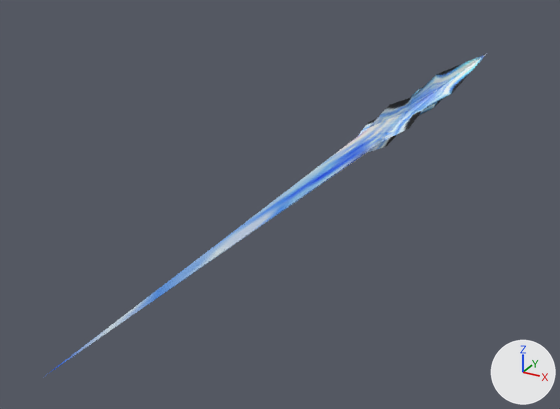
The OBJ model magic/skill/ranger/jianyu/fire/particle/tx_ranger_jianyu_fire_floorhit01.obj: old version first, new version second.
Both versions are drawn from a 50 mm lens placed at (29.1, -93.6, 26.5), pointed at (-6.7, -28.5, -6.1). Arrows for +X, +Y and +Z are at lower right; the lights stay in place. Where no turn or scale is listed for an object, it has been applied to the vertices.

Names of what the first picture shows: 'tx_ranger_jianyu_fire_floorhit01'.
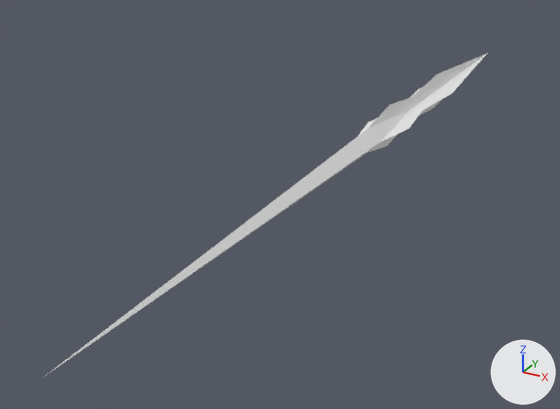
Pixel boxes [x1, y1, x2, y2] of what changed, in the pictures (560 x 409 px):
'tx_ranger_jianyu_fire_floorhit01', recoloured (blue to grey): [45, 54, 486, 376] in both

The change, as a list of edits to the scene's bpy script:
```text
Add mat_material_1_1:
    mat_material_1_1 = principled_material('material_1')
    mat_material_1_1.base_color = (0.8, 0.8, 0.8)  # white #e7e7e7
    mat_material_1_1.roughness = 1.0
Change me_tx_ranger_jianyu_fire_floorhit01:
    where me_tx_ranger_jianyu_fire_floorhit01.from_pydata(...)  # 26 vertices, 28 faces; spans x -2.4..2.4, y -68.5..25.1, z -2.4..2.4
    remove me_tx_ranger_jianyu_fire_floorhit01.materials.append(mat_material_1)  # picture img_tx_ranger_jianyu_fire_110_png
    add me_tx_ranger_jianyu_fire_floorhit01.materials.append(mat_material_1_1)  # white #e7e7e7
```
